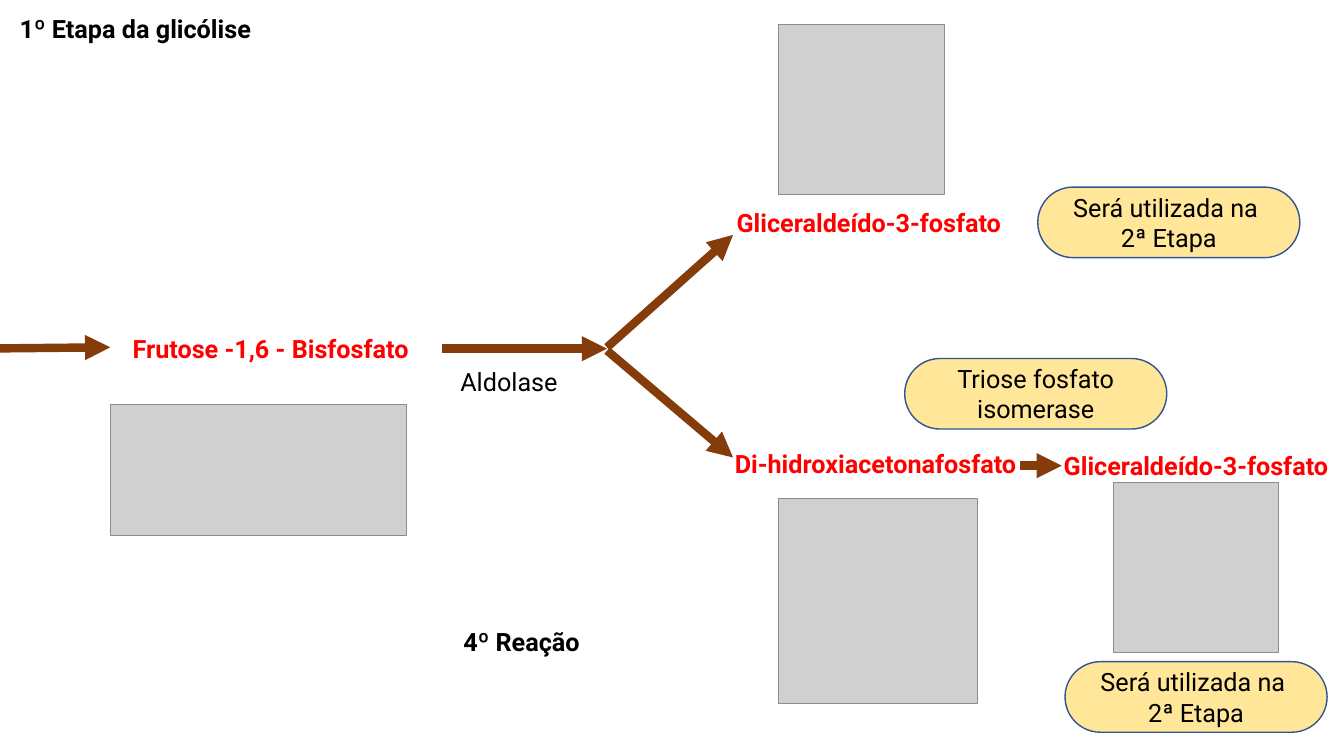
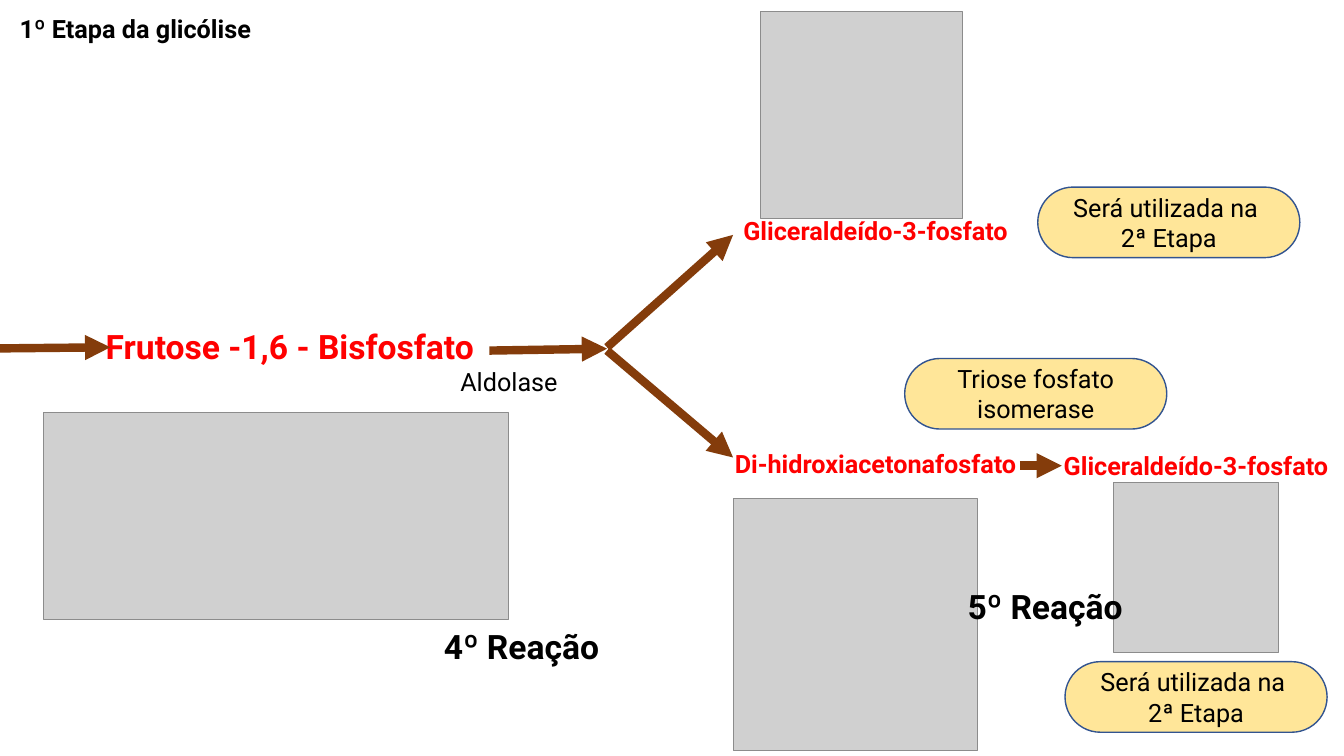
Before and after one commit to daniloasdotcom/Bioquimica-com-Danilo, a slide deck: slide 18 of static/aulas/glicolise.pptx. Drawn at 1344x756 pixels with LibreOffice and Linux fonts; fonts in the diff are those of the drawing; grey boxes stand for pictures. Boxes give left, top, right and bottom in pixels: in the first picture for what was removed or moved away, otherwise in the second. Text is boxed around its words. In the diff, an @@ line names an element or a change of style, - is before the commit and + after.

```diff
--- a/static/aulas/glicolise.pptx
+++ b/static/aulas/glicolise.pptx
@@ picture: place and size @@
-picture at box(779, 24, 945, 195)
+picture at box(761, 12, 963, 219)
@@ text "Gliceraldeído-3-fosfato" rewrapped from box(737, 213, 1001, 233) to box(743, 217, 1007, 241) @@
@@ text "Frutose -1,6 - Bisfosfato" at box(106, 333, 474, 365): size 18 to 24 pt @@
@@ text "Frutose -1,6 - Bisfosfato": place and size @@
-text "Frutose -1,6 - Bisfosfato" at box(133, 339, 409, 363)
+text "Frutose -1,6 - Bisfosfato" at box(106, 333, 474, 365)
@@ arrow moved from (443, 349) - (607, 349) to (489, 351) - (607, 349) @@
@@ picture: place and size @@
-picture at box(110, 404, 405, 535)
+picture at box(44, 412, 509, 619)
@@ picture: place and size @@
-picture at box(779, 499, 978, 704)
+picture at box(733, 499, 977, 751)
@@ text added at box(968, 589, 1123, 628), 24 pt, text #000000, bold @@
+5º Reação
@@ text "4º Reação" at box(444, 634, 599, 667): size 18 to 24 pt @@
```
Also in this commit, not shown: 18 other slides changed, 1 other file.
